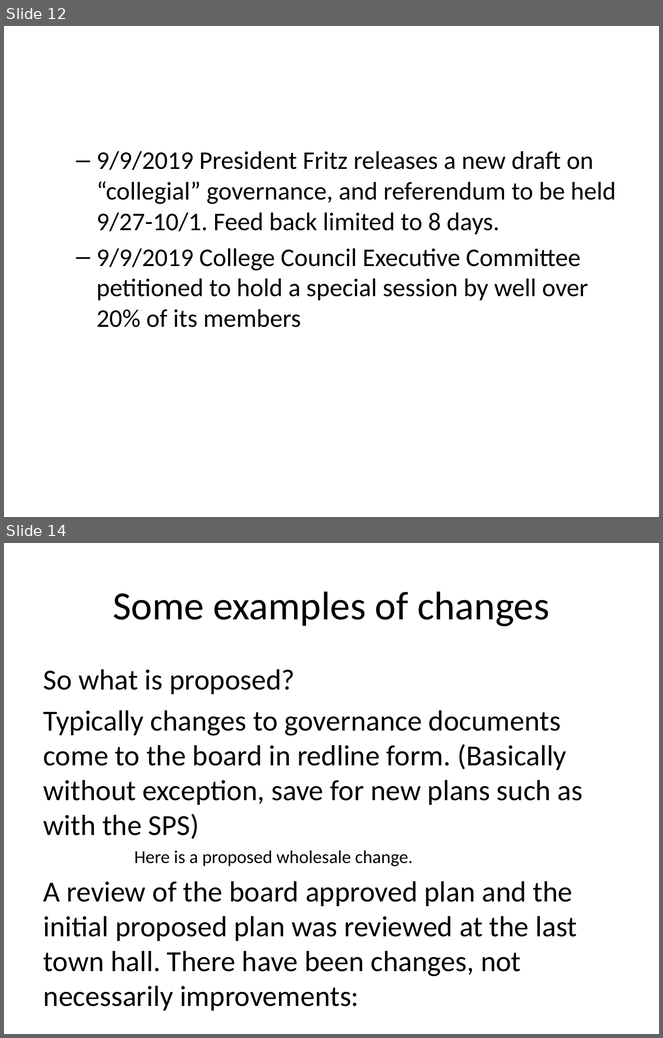
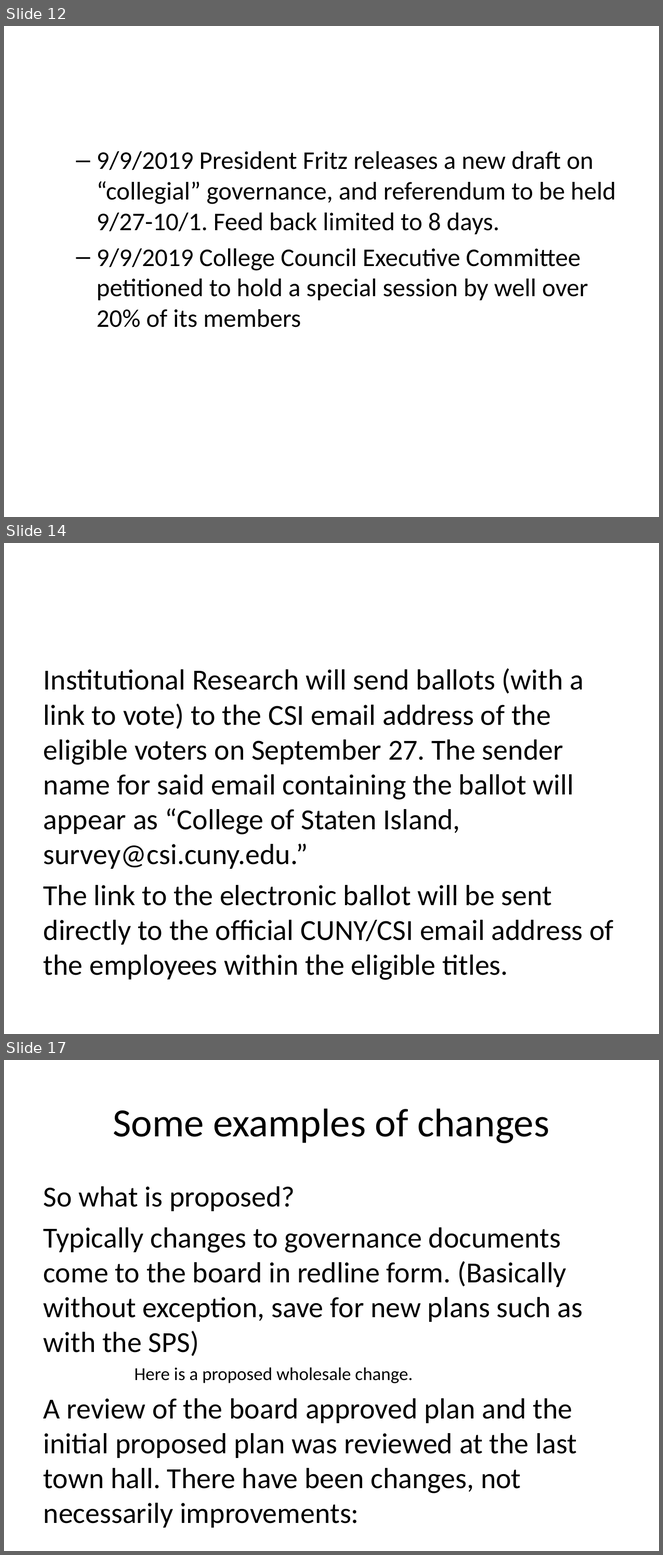
Before and after one commit to CSICollegeGovernance/CSICollegeGovernance.github.io, a slide deck: GovernanceCrisis/presentation.pptx. Shown one above the other, each under a label of ours: slides 12 and 14 before the commit, slides 12, 14 and 17 after it; the slides between them are not shown. The pictures are 663x1038 and 663x1555 pixels, drawn with LibreOffice and Linux fonts; fonts in the diff are those of the drawing. Boxes give left, top, right and bottom in pixels: in the first picture for what was removed or moved away, otherwise in the second. Text is boxed around its words. In the diff, an @@ line names an element or a change of style, - is before the commit and + after.

```diff
--- a/GovernanceCrisis/presentation.pptx
+++ b/GovernanceCrisis/presentation.pptx
@@ slide 14 added at (4, 543, 659, 1034), background #FFFFFF @@
@@ text added at (44, 668, 614, 980), 32 pt, text #000000 @@
+Institutional Research will send ballots (with a link to vote) to the CSI email address of the eligible voters on September 27. The sender name for said email containing the ballot will appear as “College of Staten Island, survey@csi.cuny.edu.”
+The link to the electronic ballot will be sent directly to the official CUNY/CSI email address of the employees within the eligible titles.
@@ what was slide 14 is now slide 17 @@
```
Also in this commit, not shown: 2 slides changed, 2 other slides added, 1 other file.
